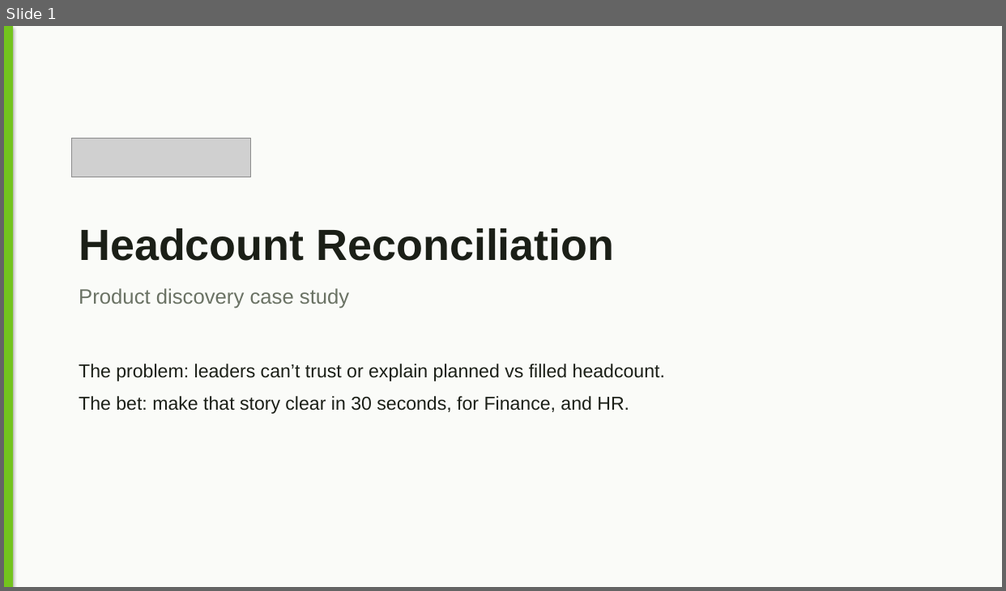
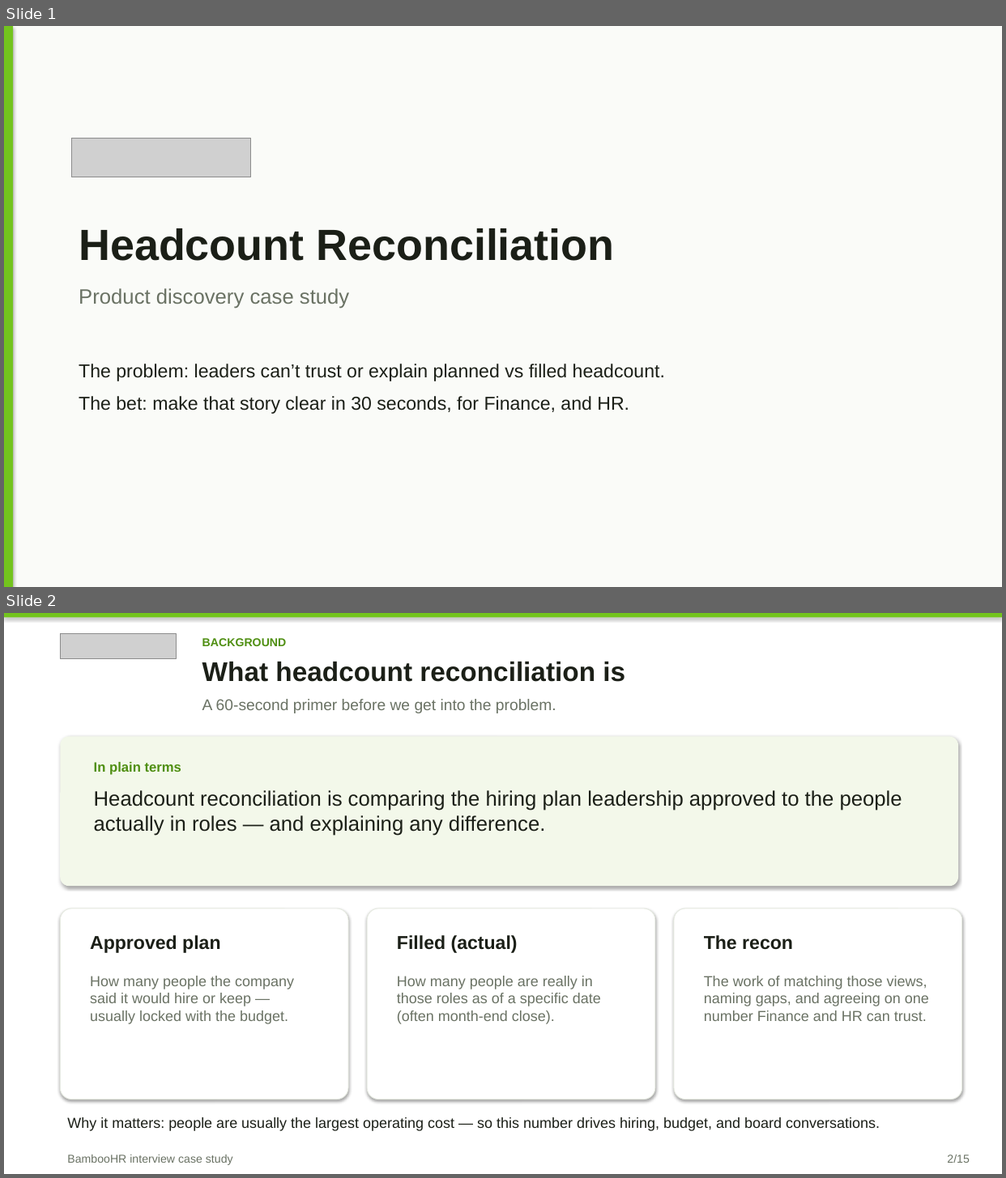
Before and after one commit to Brigdawg/Headcount-Reconciliation, a slide deck: deck/Headcount_Control_Tower_Case_Study.pptx. Shown one above the other, each under a label of ours: slide 1 before the commit, slides 1 and 2 after it. The pictures are 1006x591 and 1006x1178 pixels, drawn with LibreOffice and Linux fonts; fonts in the diff are those of the drawing; grey boxes stand for pictures. Boxes give left, top, right and bottom in pixels: in the first picture for what was removed or moved away, otherwise in the second. Text is boxed around its words. In the diff, an @@ line names an element or a change of style, - is before the commit and + after.

Commit message:
Add a Background primer slide after the title.
Briefly define headcount reconciliation and why the number matters before the problem slide.

```diff
--- a/deck/Headcount_Control_Tower_Case_Study.pptx
+++ b/deck/Headcount_Control_Tower_Case_Study.pptx
@@ slide 2 added at (4,613,1002,1174), background #FFFFFF @@
@@ rectangle added at (4,613,1002,618), fill #73C41D @@
@@ picture added at (60,634,177,658) @@
@@ text added at (202,638,287,646), 11 pt, text #4F8F12, bold @@
+BACKGROUND
@@ text added at (202,661,625,682), 26 pt, text #1B1F17, bold @@
+What headcount reconciliation is
@@ text added at (202,699,556,713), 15 pt, text #6A7264 @@
+A 60-second primer before we get into the problem.
@@ rounded rectangle added at (60,736,958,886), fill #F3F8EA @@
@@ text added at (94,762,902,836), 20 pt, text #1B1F17 @@
+In plain terms
+Headcount reconciliation is comparing the hiring plan leadership approved to the people actually in roles — and explaining any difference.
@@ rounded rectangle added at (60,909,348,1100), fill #FFFFFF, outline #E6EAE1 0.75 pt @@
@@ rounded rectangle added at (367,909,655,1100), fill #FFFFFF, outline #E6EAE1 0.75 pt @@
@@ rounded rectangle added at (674,909,962,1100), fill #FFFFFF, outline #E6EAE1 0.75 pt @@
@@ text added at (90,935,220,953), 18 pt, text #1B1F17, bold @@
+Approved plan
@@ text added at (397,935,518,953), 18 pt, text #1B1F17, bold @@
+Filled (actual)
@@ text added at (704,935,793,950), 18 pt, text #1B1F17, bold @@
+The recon
@@ text added at (90,976,294,1024), 14 pt, text #6A7264 @@
+How many people the company said it would hire or keep — usually locked with the budget.
@@ text added at (397,976,601,1024), 14 pt, text #6A7264 @@
+How many people are really in those roles as of a specific date (often month-end close).
@@ text added at (704,976,929,1021), 14 pt, text #6A7264 @@
+The work of matching those views, naming gaps, and agreeing on one number Finance and HR can trust.
@@ text added at (67,1118,880,1131), 14 pt, text #1B1F17 @@
+Why it matters: people are usually the largest operating cost — so this number drives hiring, budget, and board conversations.
@@ text added at (67,1155,233,1165), 11 pt, text #6A7264 @@
+BambooHR interview case study
@@ text added at (947,1155,969,1163), 11 pt, text #6A7264 @@
+2/15
```
Also in this commit, not shown: 13 slides changed.
